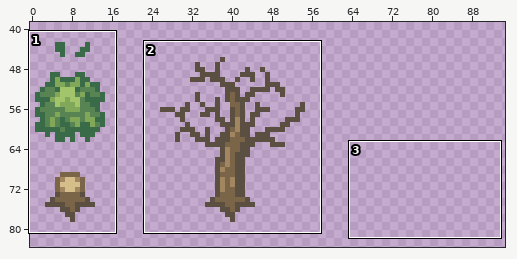
Two states of a sprite sheet, Assets/Art/Tiles/Objects.png. The first picture is a wide view before the edit; the outline marks the close-up.
Close-up. The starting point:
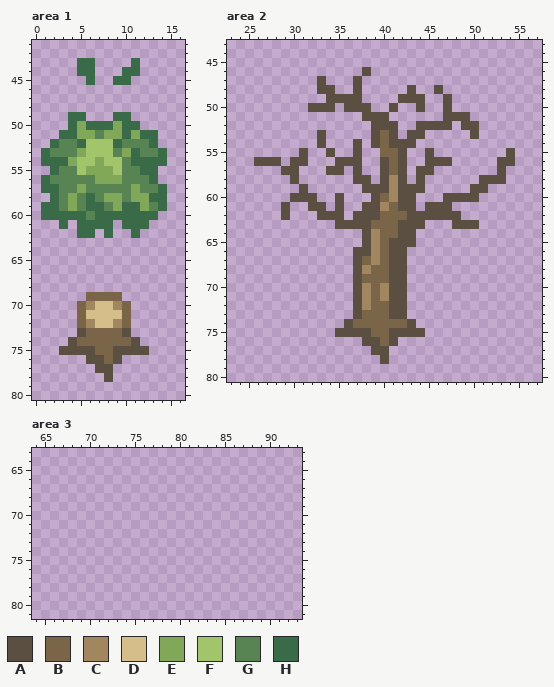
The file is 192x192 pixels. Shown: area 1: x 0..16, y 41..80; area 2: x 23..57, y 43..80; area 3: x 64..93, y 63..81. The wide view leaves out empty margins.
Palette (. is transparent): A #5a4f41  B #7b6548  C #a28660  D #d6be8a  E #80a858  F #a2c46b  G #588453  H #396b48
The same view after the edit:
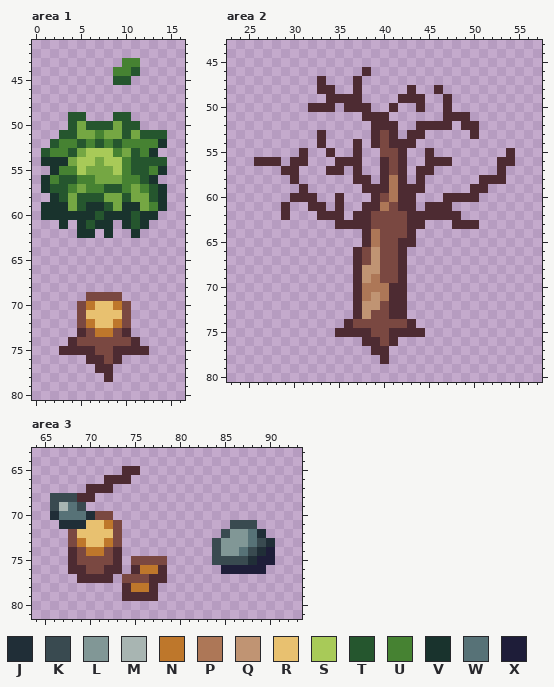
Colours new in this view: J #202e37  K #394a50  L #819796  M #a8b5b2  N #be772b  P #ad7757  Q #c09473  R #e8c170  S #a8ca58  T #25562e  U #468232  V #19332d  W #577277  X #1e1d39
Changes in this commit:
colour A: #5a4f41 -> #4d2b32
colour B: #7b6548 -> #7a4841
colour E: #80a858 -> #75a743
Changed rows in their new state; - is a pixel that keeps its letter.
Area 1:
first column x 5:
43 ..---UU
44 ..--UUT
45 -.--TT-
first column x 1:
49 ---TT---TT----
50 ---T-TTT-TT---
51 --TT--U--T-TTT
52 -TUUTUTUTUUUUV
53 TUUT-SSSU-TUV.
54 VVV-SS-SSUTTTT
55 -VUUS---SUTTUV
56 VUTTUU---UUTV-
57 VTTU-UUTTU-UTV
58 -VT-TTT--T--TV
59 VVV-TVVT-VV-UV
60 VVVVVVTVVVTVV-
61 --V-VTVV-VTV--
62 ----VV-V--V---
first column x 6:
70 NRRN
71 RRRR
72 NRRN
73 -NN-
Area 2:
first column x 38:
58 ---P-
59 ---P-
60 ---P-
61 --P--
62 -B---
63 ----B
64 -P--B
65 -P-B-
66 BQ-B-
67 -Q-B-
68 QQ-B-
69 QP-B-
70 PPP--
71 PQP--
72 QQ---
73 Q----
Area 3:
first column x 66:
65 --------AA---------------
66 ------AAA----------------
67 ----AAA------------------
68 KKKAA--------------------
69 KMWK---------------------
70 JWWWJBB------------------
71 -JJJRRNB------------KKK--
72 --BRRRRB-----------KLLWJ-
73 --BNRRNB----------KLLLWKJ
74 --ABNNBA----------KLLWKJX
75 --ABBBBA-BBBB-----KKKKJXX
76 --AABBAA-ANNA------XXXXX-
77 ---AAAA-BBBAA------------
78 --------ANNA-------------
79 --------AAAA-------------
